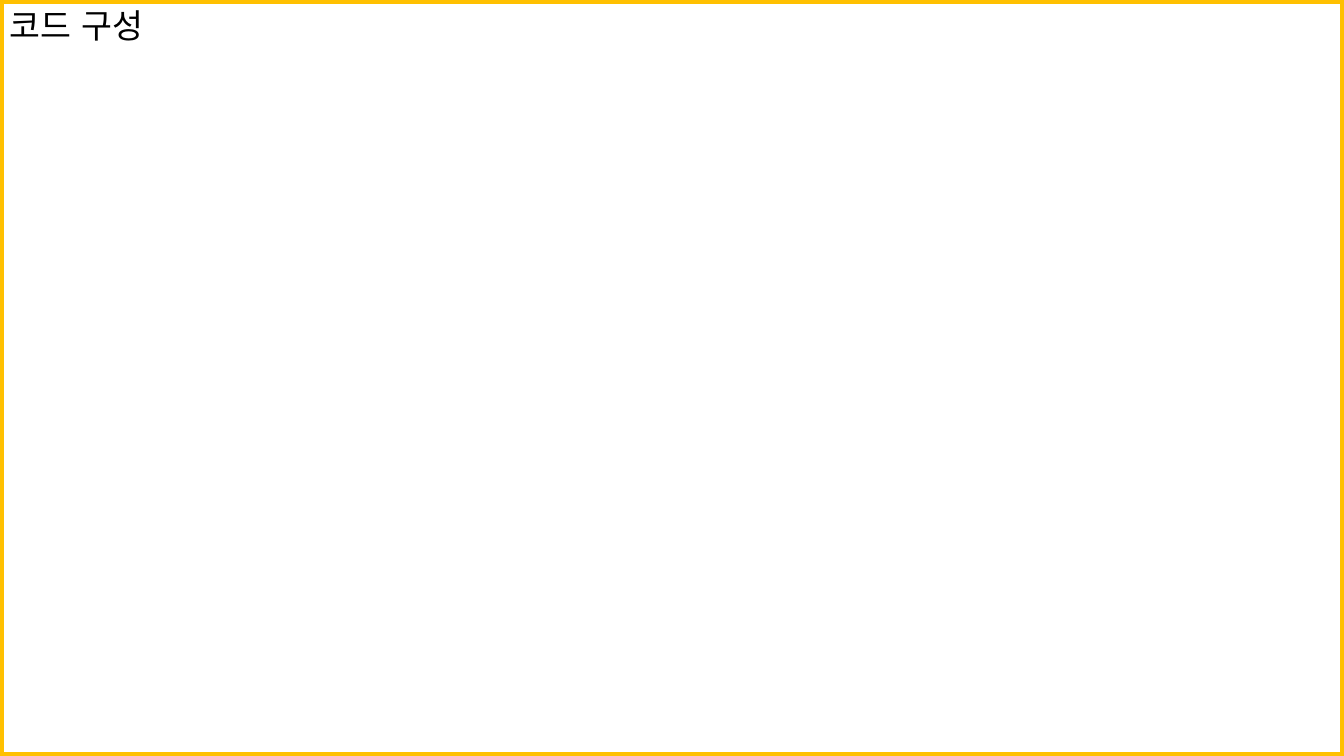
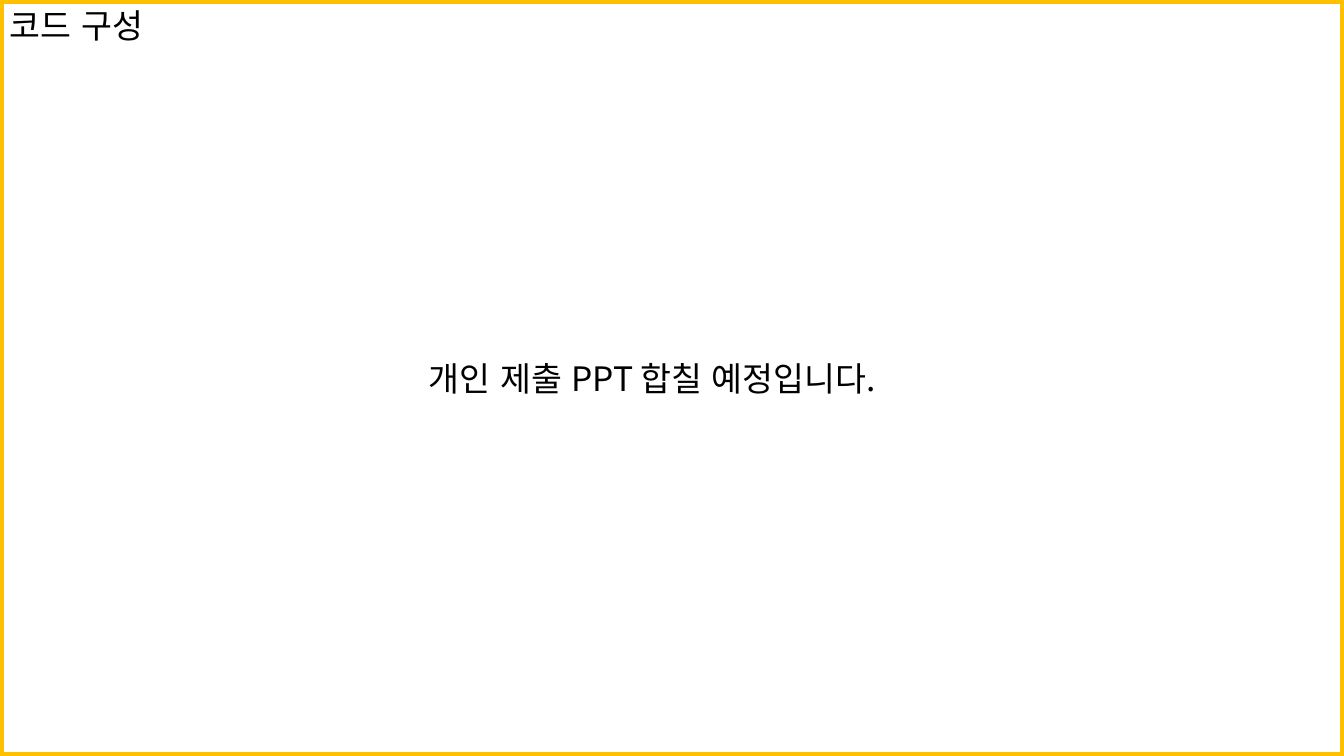
Before and after one commit to 909ma/ATM-System-using-by-C-Language, a slide deck: slide 13 of 기타/발표 자료/메인 발표 시트(양식 이대로 안 합니다, 빨리 짠다고 진짜 골자만 짠 거에요. 그냥 텍스트만 보시고 이렇게 있구나 하시면 도비니다).pptx (slide 12 before the commit). Drawn at 1344x756 pixels with LibreOffice and Linux fonts; fonts in the diff are those of the drawing. Boxes give left, top, right and bottom in pixels: in the first picture for what was removed or moved away, otherwise in the second. Text is boxed around its words. In the diff, an @@ line names an element or a change of style, - is before the commit and + after.

```diff
--- a/기타/발표 자료/메인 발표 시트(양식 이대로 안 합니다, 빨리 짠다고 진짜 골자만 짠 거에요. 그냥 텍스트만 보시고 이렇게 있구나 하시면 도비니다).pptx
+++ b/기타/발표 자료/메인 발표 시트(양식 이대로 안 합니다, 빨리 짠다고 진짜 골자만 짠 거에요. 그냥 텍스트만 보시고 이렇게 있구나 하시면 도비니다).pptx
@@ text added at bbox=[429, 363, 876, 394], 24 pt, text #000000 @@
+개인 제출 PPT 합칠 예정입니다.
```
Also in this commit, not shown: 1 other slide changed, 1 slide added.
